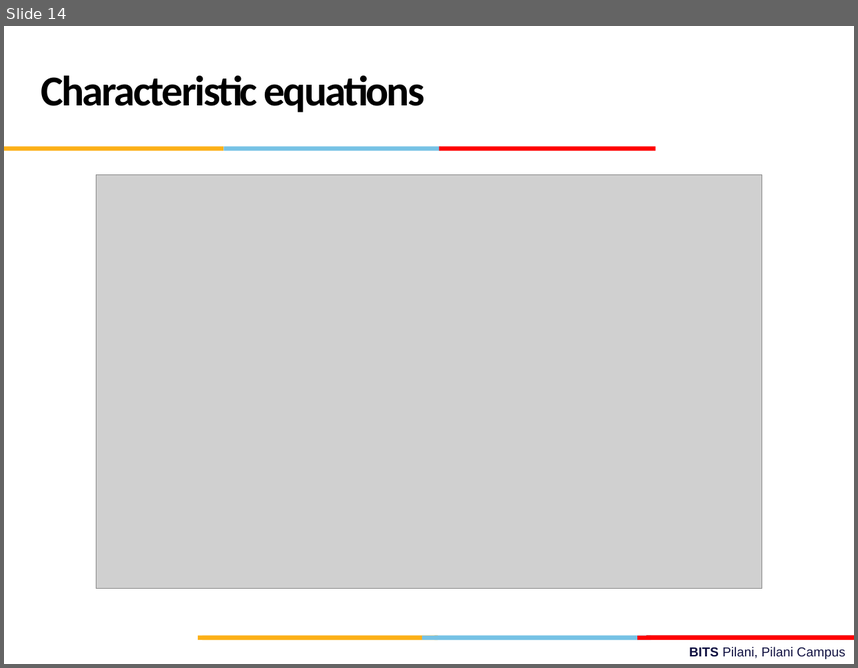
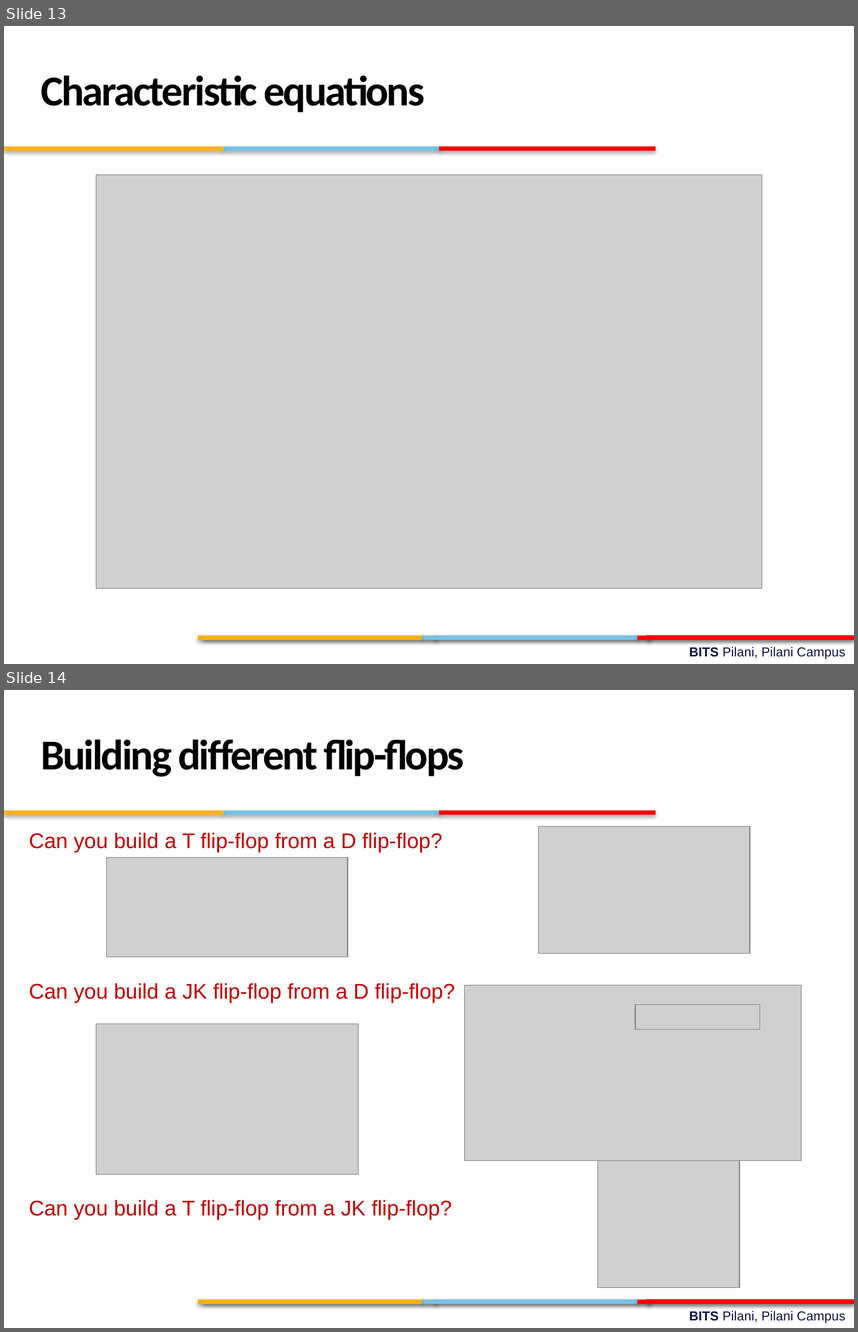
Before and after one commit to gsaurabhr-teaching/f215-2026, a slide deck: Lec-17.pptx. Shown one above the other, each under a label of ours: slide 14 before the commit, slides 13 and 14 after it. The pictures are 858x668 and 858x1332 pixels, drawn with LibreOffice and Linux fonts; fonts in the diff are those of the drawing; grey boxes stand for pictures; background and template pictures are left out. Boxes give left, top, right and bottom in pixels: in the first picture for what was removed or moved away, otherwise in the second. Text is boxed around its words. In the diff, an @@ line names an element or a change of style, - is before the commit and + after.

```diff
--- a/Lec-17.pptx
+++ b/Lec-17.pptx
@@ slide 14 added at [4, 690, 854, 1328], background #FFFFFF; not listed: 10 template elements that a slide beside it also shows @@
@@ text added at [41, 739, 464, 777], 36 pt, text #000000, bold @@
+Building different flip-flops
@@ text added at [29, 832, 442, 852], 18 pt, text #C00000 @@
+Can you build a T flip-flop from a D flip-flop?
@@ picture added at [538, 826, 749, 953] @@
@@ picture added at [107, 858, 348, 957] @@
@@ text added at [29, 983, 455, 1002], 18 pt, text #C00000 @@
+Can you build a JK flip-flop from a D flip-flop?
@@ picture added at [465, 985, 802, 1160] @@
@@ picture added at [635, 1004, 760, 1028] @@
@@ picture added at [96, 1024, 358, 1174] @@
@@ picture added at [598, 1160, 740, 1287] @@
@@ text added at [29, 1199, 452, 1219], 18 pt, text #C00000 @@
+Can you build a T flip-flop from a JK flip-flop?
@@ what was slide 14 is now slide 13 @@
@@ slide 13 changed as well @@
@@ shadow on in 9 elements at [434, 635, 651, 639], [646, 635, 854, 639], [198, 635, 437, 639], [422, 635, 639, 640], [202, 635, 421, 640], [637, 635, 854, 640], [223, 147, 440, 151], [4, 147, 223, 151], [439, 147, 656, 151] @@
```
Also in this commit, not shown: 19 other slides changed, 1 other slide added, 1 slide removed.
